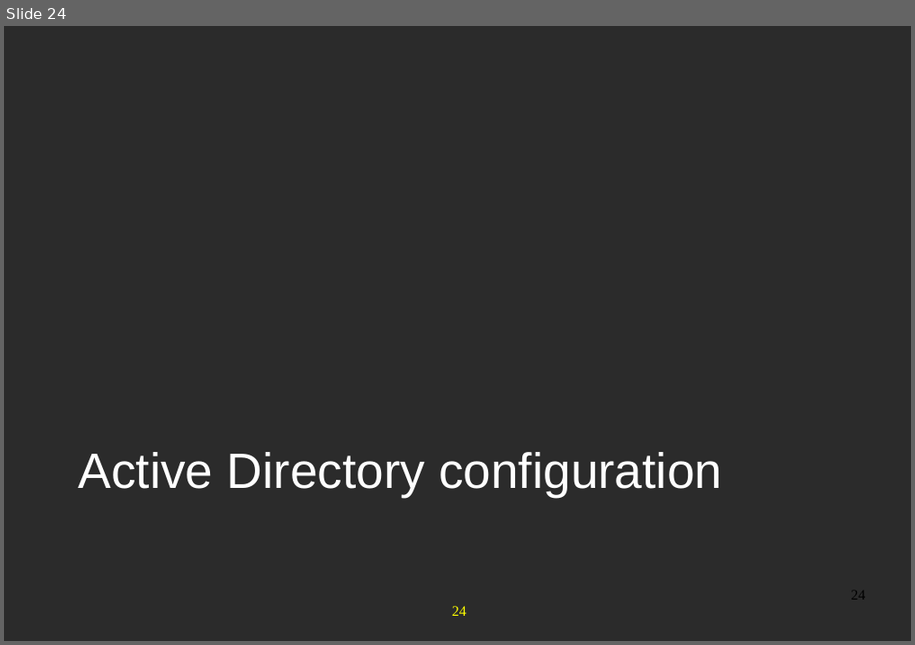
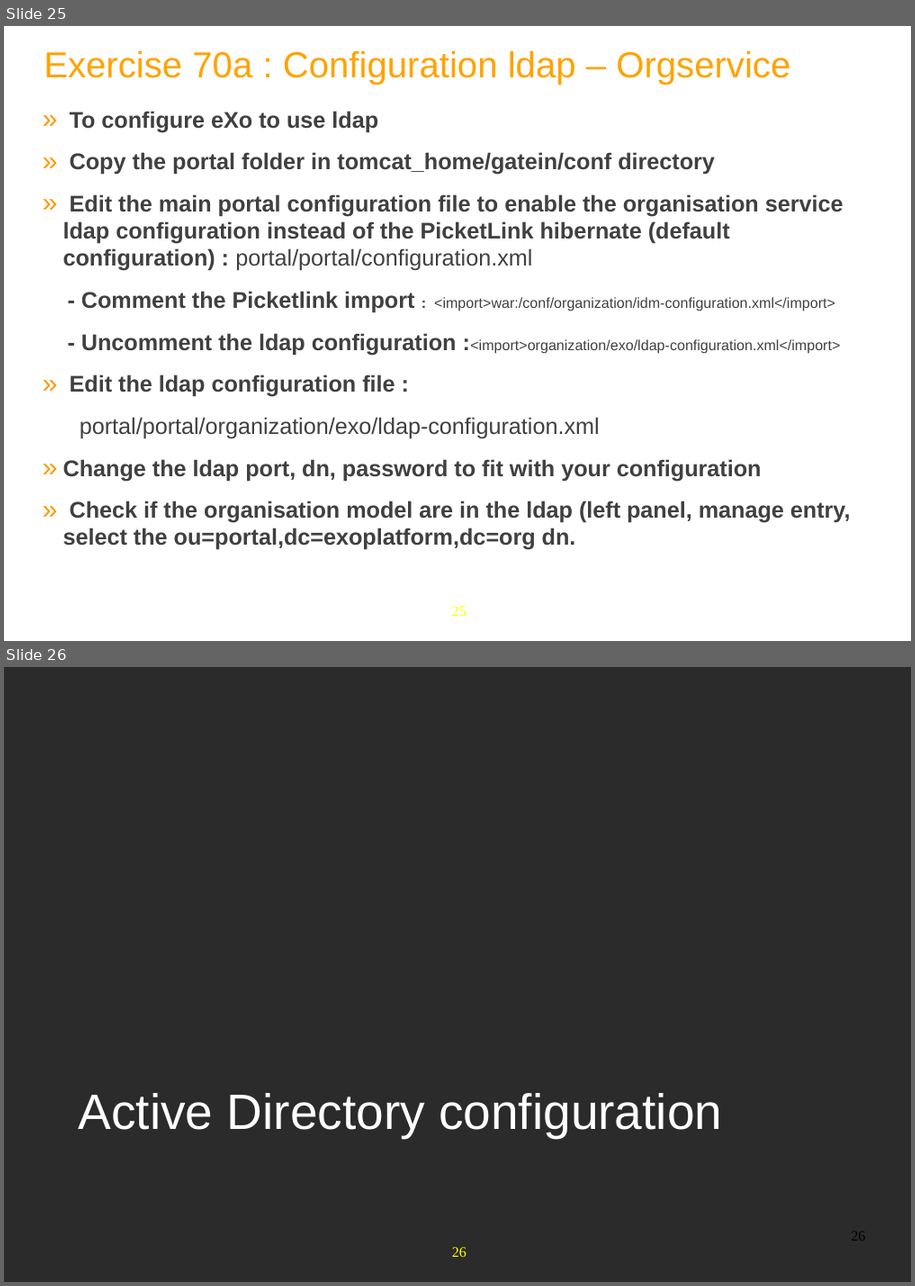
Before and after one commit to anhvurz90/training, a slide deck: exo-sysAdmin/970-LdapConfig-XSys.pptx. Shown one above the other, each under a label of ours: slide 24 before the commit, slides 25 and 26 after it. The pictures are 915x645 and 915x1286 pixels, drawn with LibreOffice and Linux fonts; fonts in the diff are those of the drawing; background and template pictures are left out; a plain dark background stands for a picture behind light text. Boxes give left, top, right and bottom in pixels: in the first picture for what was removed or moved away, otherwise in the second. Text is boxed around its words. In the diff, an @@ line names an element or a change of style, - is before the commit and + after.

Commit message:
add Exercise70a

```diff
--- a/exo-sysAdmin/970-LdapConfig-XSys.pptx
+++ b/exo-sysAdmin/970-LdapConfig-XSys.pptx
@@ slide 25 added at bbox=[4, 26, 911, 641], background #FFFFFF; not listed: 1 template element that a slide beside it also shows @@
@@ title added at bbox=[44, 51, 791, 84], 35 pt, text #FFA300 @@
+Exercise 70a : Configuration ldap – Orgservice
@@ text added at bbox=[63, 111, 851, 550], 22 pt, text #404040, bold @@
+» To configure eXo to use ldap
+» Copy the portal folder in tomcat_home/gatein/conf directory
+» Edit the main portal configuration file to enable the organisation service ldap configuration instead of the PicketLink hibernate (default configuration) : portal/portal/configuration.xml
+- Comment the Picketlink import : <import>war:/conf/organization/idm-configuration.xml</import>
+- Uncomment the ldap configuration :<import>organization/exo/ldap-configuration.xml</import>
+» Edit the ldap configuration file :
+portal/portal/organization/exo/ldap-configuration.xml
+» Change the ldap port, dn, password to fit with your configuration
+» Check if the organisation model are in the ldap (left panel, manage entry, select the ou=portal,dc=exoplatform,dc=org dn.
@@ what was slide 24 is now slide 26 @@
@@ page number at bbox=[851, 1232, 865, 1240]: text changed @@
-24
+26
@@ page number at bbox=[452, 1247, 467, 1257]: text changed @@
-24
+26
```
Also in this commit, not shown: 1 slide changed, 3 other slides added, 1 slide removed.
